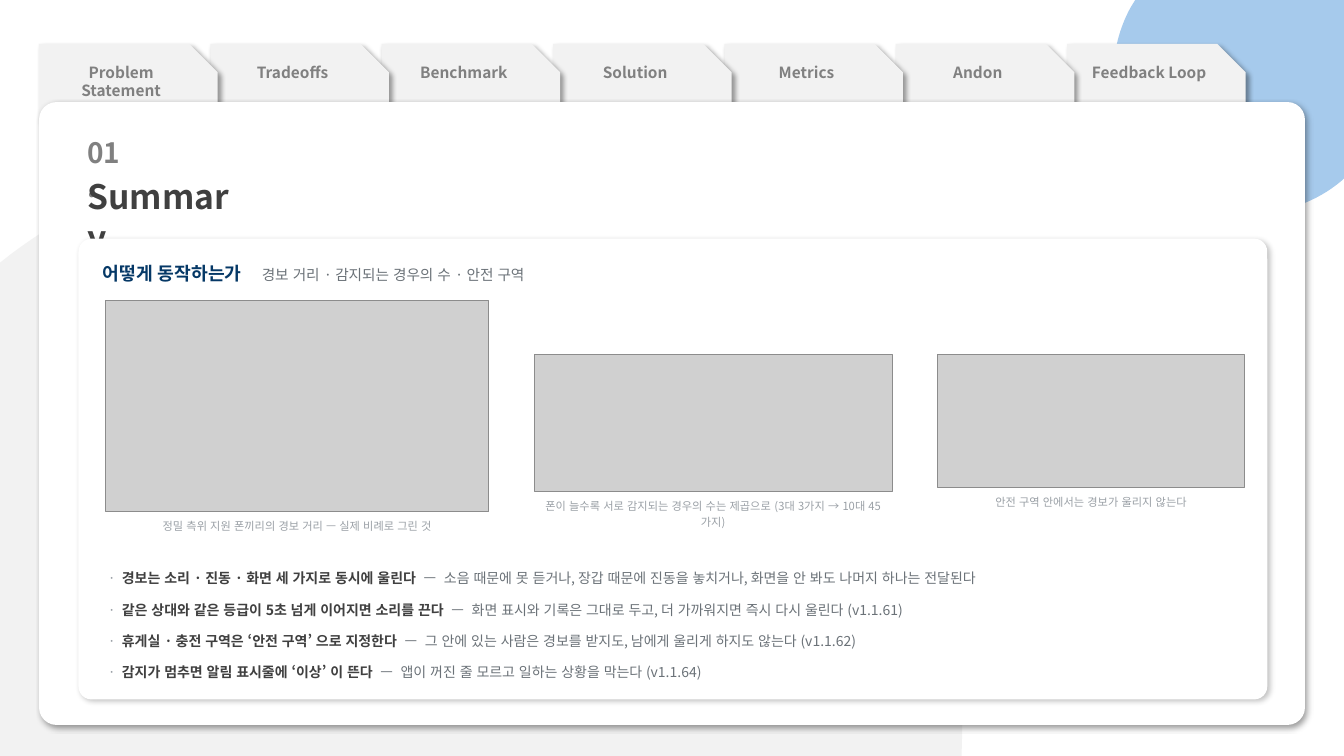
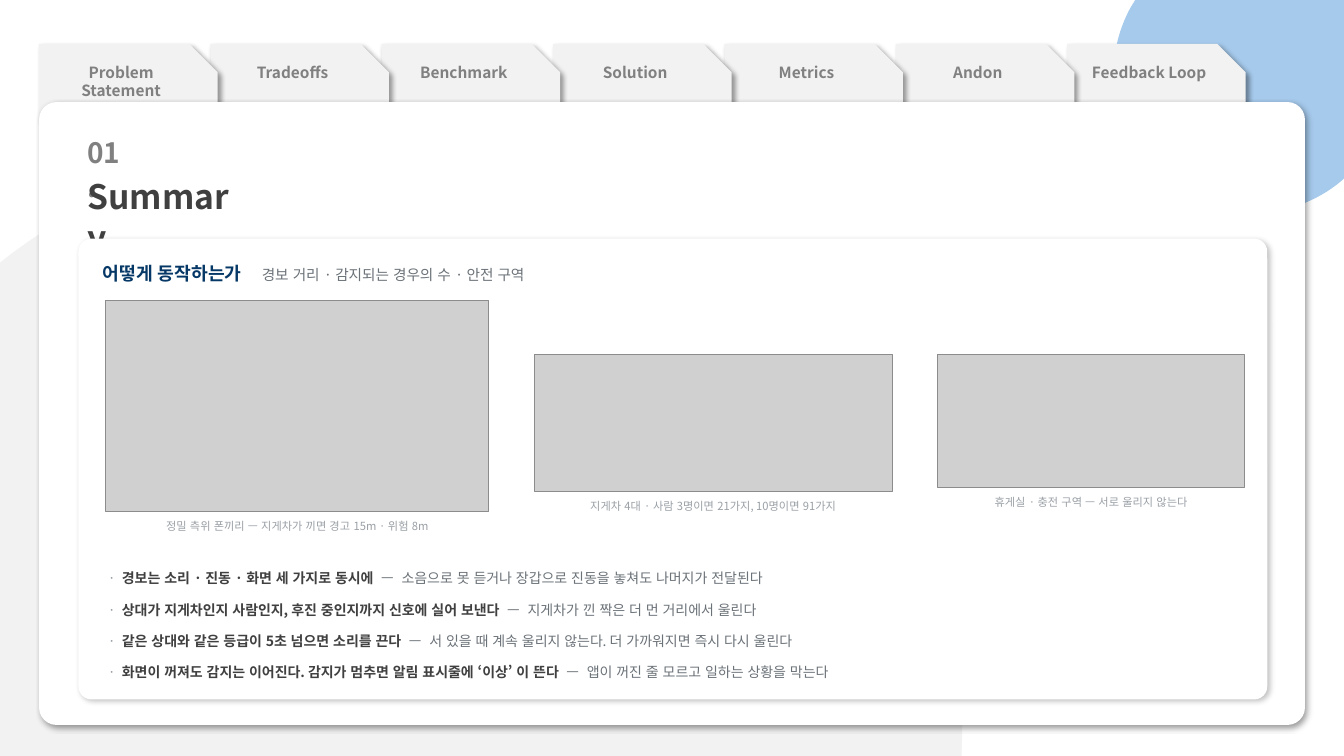
Before and after one commit to pslymzero-cyber/SafeAlert, a slide deck: slide 4 of docs/presentation/contest/SafeAlert_CouSolve_Contest.pptx. Drawn at 1344x756 pixels with LibreOffice and Linux fonts; fonts in the diff are those of the drawing; grey boxes stand for pictures. Boxes give left, top, right and bottom in pixels: in the first picture for what was removed or moved away, otherwise in the second. Text is boxed around its words. In the diff, an @@ line names an element or a change of style, - is before the commit and + after.

```diff
--- a/docs/presentation/contest/SafeAlert_CouSolve_Contest.pptx
+++ b/docs/presentation/contest/SafeAlert_CouSolve_Contest.pptx
@@ text at (590,501,836,512): text changed @@
-폰이 늘수록 서로 감지되는 경우의 수는 제곱으로 (3대 3가지 → 10대 45가지)
+지게차 4대 · 사람 3명이면 21가지, 10명이면 91가지
@@ text at (995,497,1187,507): text changed @@
-안전 구역 안에서는 경보가 울리지 않는다
+휴게실 · 충전 구역 — 서로 울리지 않는다
@@ text at (166,521,429,531): text changed @@
-정밀 측위 지원 폰끼리의 경보 거리 — 실제 비례로 그린 것
+정밀 측위 폰끼리 — 지게차가 끼면 경고 15m · 위험 8m
@@ text at (122,571,762,585): text changed @@
-· 경보는 소리 · 진동 · 화면 세 가지로 동시에 울린다 — 소음 때문에 못 듣거나, 장갑 때문에 진동을 놓치거나, 화면을 안 봐도 나머지 하나는 전달된다
+· 경보는 소리 · 진동 · 화면 세 가지로 동시에 — 소음으로 못 듣거나 장갑으로 진동을 놓쳐도 나머지가 전달된다
@@ text at (122,603,757,618): text changed; text colour #6B7278 to #404040; bold on @@
-· 같은 상대와 같은 등급이 5초 넘게 이어지면 소리를 끈다 — 화면 표시와 기록은 그대로 두고, 더 가까워지면 즉시 다시 울린다 (v1.1.61)
+· 상대가 지게차인지 사람인지, 후진 중인지까지 신호에 실어 보낸다 — 지게차가 낀 짝은 더 먼 거리에서 울린다
@@ text at (122,634,793,648): text changed @@
-· 휴게실 · 충전 구역은 ‘안전 구역’ 으로 지정한다 — 그 안에 있는 사람은 경보를 받지도, 남에게 울리게 하지도 않는다 (v1.1.62)
+· 같은 상대와 같은 등급이 5초 넘으면 소리를 끈다 — 서 있을 때 계속 울리지 않는다. 더 가까워지면 즉시 다시 울린다
@@ text at (122,665,829,679): text changed; text colour #6B7278 to #404040; bold on @@
-· 감지가 멈추면 알림 표시줄에 ‘이상’ 이 뜬다 — 앱이 꺼진 줄 모르고 일하는 상황을 막는다 (v1.1.64)
+· 화면이 꺼져도 감지는 이어진다. 감지가 멈추면 알림 표시줄에 ‘이상’ 이 뜬다 — 앱이 꺼진 줄 모르고 일하는 상황을 막는다
```
Also in this commit, not shown: 12 other slides changed, 2 other files.
